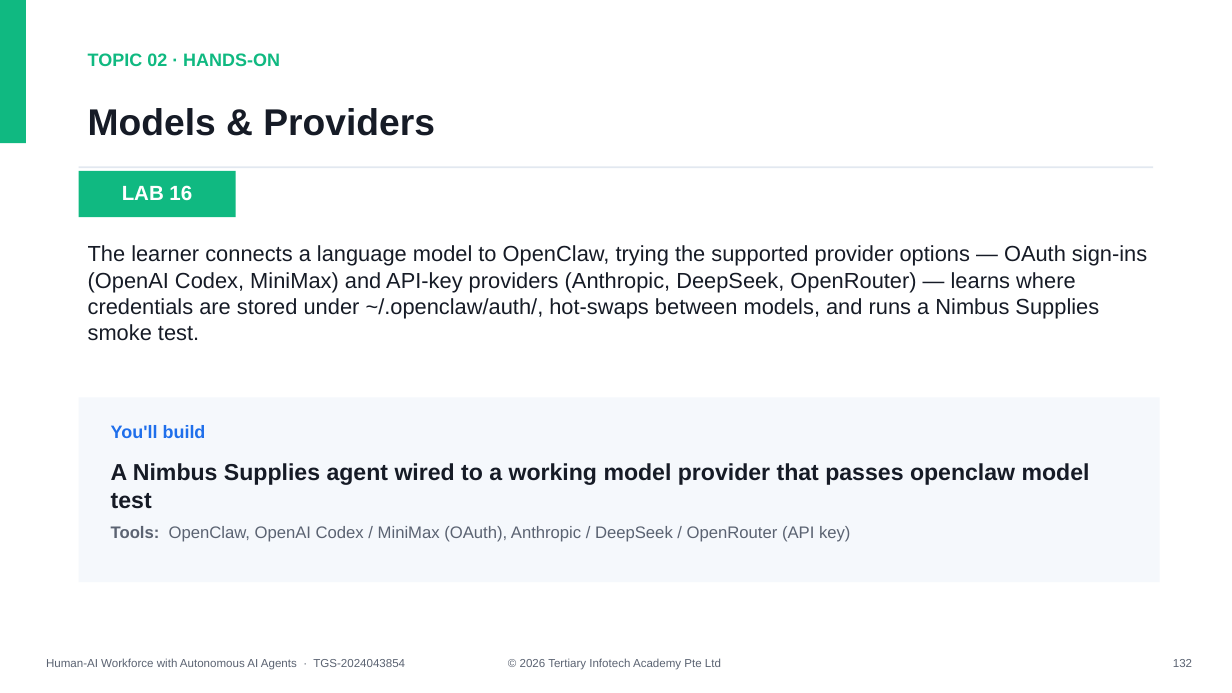
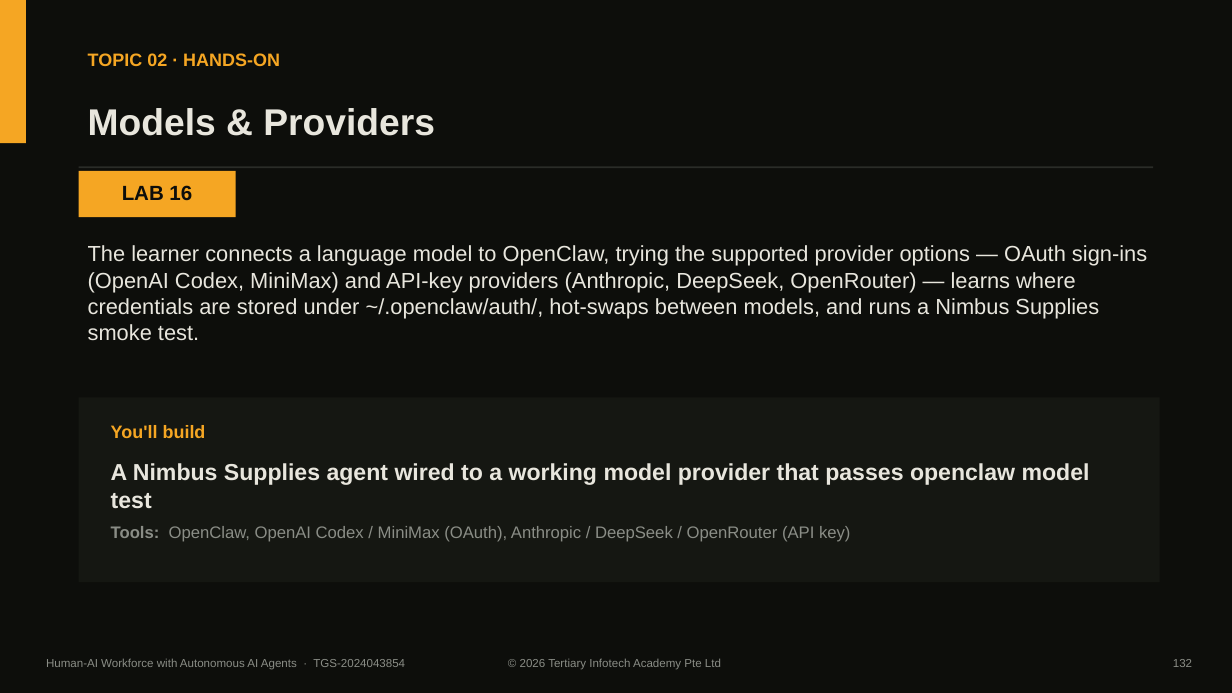
Before and after one commit to tertiarycourses/TGS-2024043854-Build-a-Human-AI-Workforce-with-Autonomous-AI-Agents, a slide deck: slide 133 of courseware/Human-AI Workforce with Autonomous AI Agents-v1.3.pptx. Drawn at 1232x693 pixels with LibreOffice and Linux fonts; fonts in the diff are those of the drawing. Boxes give left, top, right and bottom in pixels: in the first picture for what was removed or moved away, otherwise in the second. Text is boxed around its words. In the diff, an @@ line names an element or a change of style, - is before the commit and + after.

```diff
--- a/courseware/Human-AI Workforce with Autonomous AI Agents-v1.3.pptx
+++ b/courseware/Human-AI Workforce with Autonomous AI Agents-v1.3.pptx
@@ rectangle at bbox=[0, 0, 26, 143]: fill #10B981 to #F5A623 @@
@@ rectangle added at bbox=[0, 0, 1232, 693], fill #0D0E0B @@
@@ text "TOPIC 02 · HANDS-ON" at bbox=[88, 53, 280, 66]: text colour #10B981 to #F5A623 @@
@@ text "LAB 16" at bbox=[122, 185, 192, 201]: text colour #FFFFFF to #0D0E0B @@
@@ rectangle at bbox=[79, 171, 236, 217]: fill #10B981 to #F5A623 @@
@@ rectangle at bbox=[79, 166, 1153, 168]: fill #E2E8F0 to #2A2C28 @@
@@ rectangle at bbox=[79, 397, 1160, 582]: fill #F5F8FC to #151712 @@
@@ text "You'll build" at bbox=[111, 425, 206, 438]: text colour #1F6FEB to #F5A623 @@
@@ text colour #161B26 to #E8E6DD in 3 elements at bbox=[88, 108, 435, 136], bbox=[88, 245, 1147, 341], bbox=[111, 463, 1090, 509] @@
@@ text colour #5B6372 to #8A8D86 in 4 elements at bbox=[111, 526, 850, 542], bbox=[46, 658, 405, 670], bbox=[520, 658, 721, 670], bbox=[1173, 659, 1192, 667] @@
```
Also in this commit, not shown: 174 other slides changed, 8 other files.
